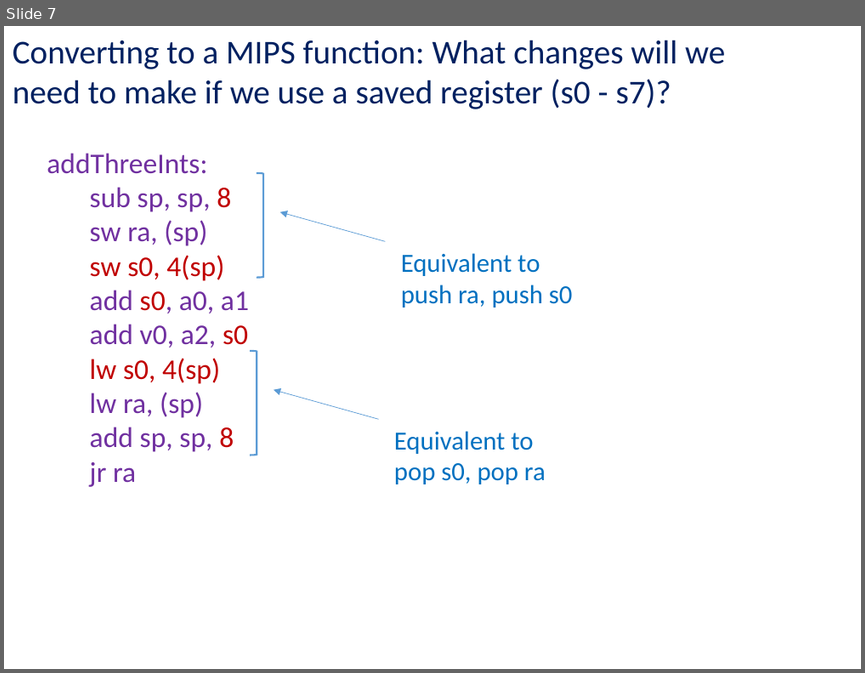
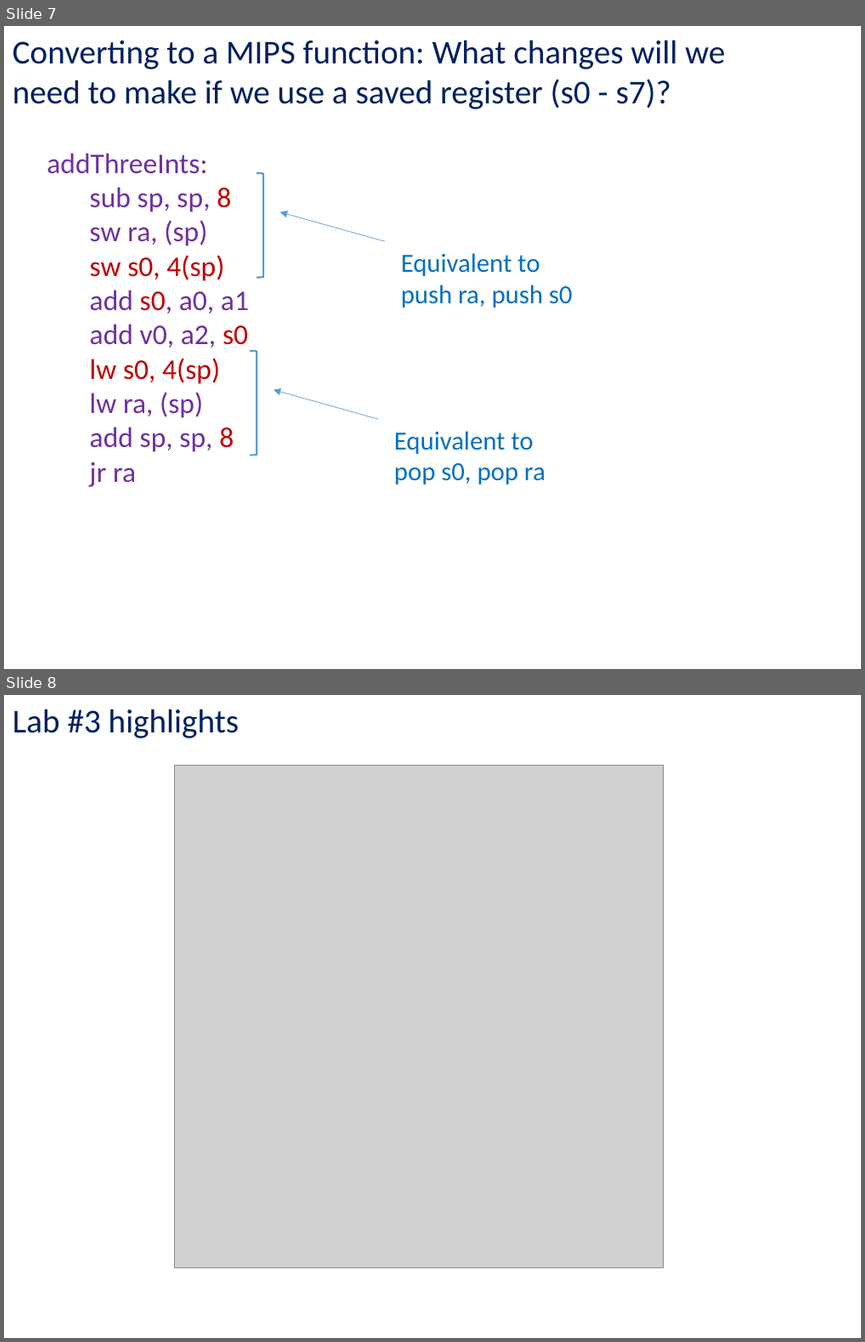
Before and after one commit to kc13/CS447JB, a slide deck: cs447jb_rec2_feb2_and_feb5.pptx. Shown one above the other, each under a label of ours: slide 7 before the commit, slides 7 and 8 after it. The pictures are 865x673 and 865x1342 pixels, drawn with LibreOffice and Linux fonts; fonts in the diff are those of the drawing; grey boxes stand for pictures. Boxes give left, top, right and bottom in pixels: in the first picture for what was removed or moved away, otherwise in the second. Text is boxed around its words. In the diff, an @@ line names an element or a change of style, - is before the commit and + after.

```diff
--- a/cs447jb_rec2_feb2_and_feb5.pptx
+++ b/cs447jb_rec2_feb2_and_feb5.pptx
@@ slide 8 added at (4, 695, 861, 1338), background #FFFFFF @@
@@ text added at (12, 709, 239, 738), 28 pt, text #002060 @@
+Lab #3 highlights
@@ picture added at (175, 766, 663, 1267) @@
```
Also in this commit, not shown: 1 slide changed, 10 other slides added.
